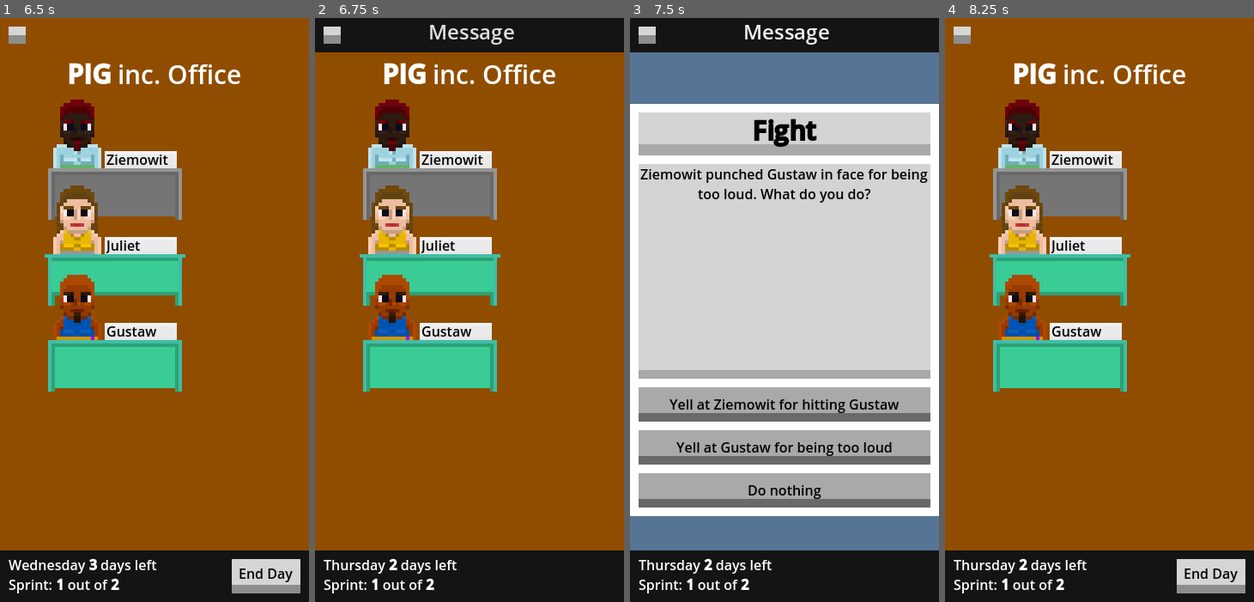
Above: before the commit, frames 1-4 (left to right).
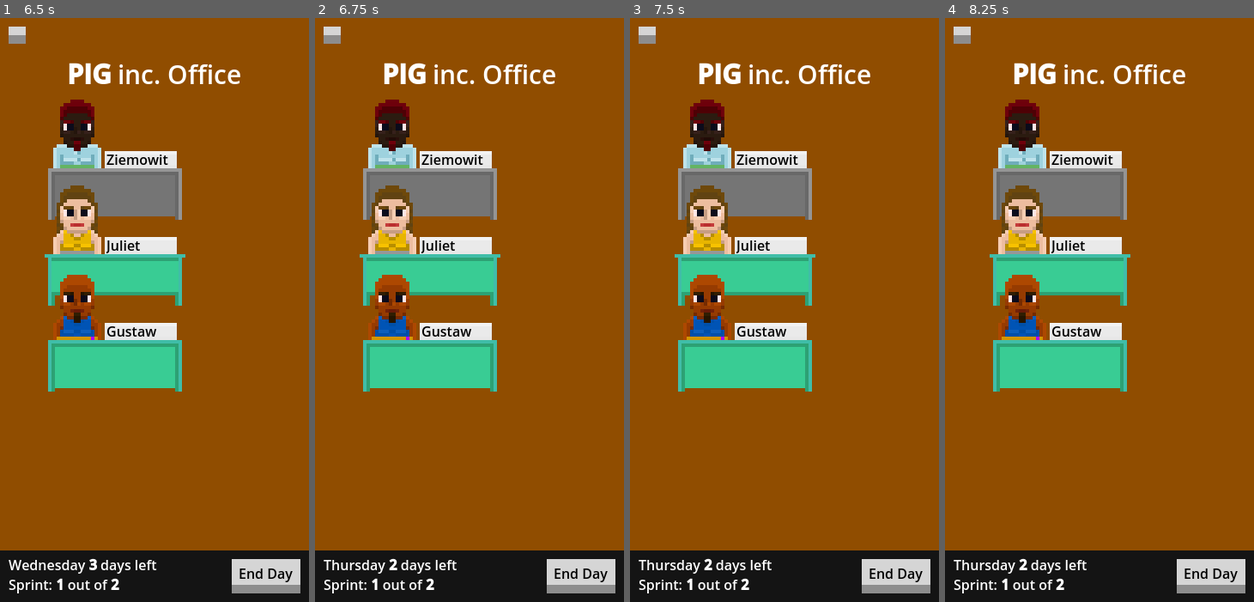
Above: after the commit, the same moments.

Repository: ltbk2023/pig
Game: Godot game, scene res://main.tscn
Same seed, same stepped clock (60 frames per second), same inputs: the game is played once before the commit and once after it.
Inputs (mouse positions are in pixels of both pictures, inside the frame that each line leads up to):
- Up to frame 1 (6.5 s): click "Play" at 0.5 s; click "LEVEL 1" at 1.25 s; click "End Day" at 2 s; click "Message" at 2.75 s; click "Buy Juliet a cupcake" at 3.5 s; click "End Day" at 4.25 s; click "Message" at 5 s; click "Yell at Juliet for hitting Zi…" at 5.75 s
- Up to frame 2 (6.75 s): click "End Day" at 6.5 s
- Up to frame 3 (7.5 s): click (787, 29) at 7.25 s, where only the run before the commit has a clickable "Message"
- Up to frame 4 (8.25 s): click (1099, 403) at 8 s, where only the run before the commit has a clickable "Yell at Ziemowit for hitting …"

Frame 1 is identical in both runs. In frame 2, 7.0% of the frame differs, in the area x 0-100%, y 0-99%; in frame 3, 91%; in frame 4, less than 0.1%.

Commit message:
PIG-286: Remove card after usage

Diff:
--- a/PIG/card/card_generator.gd
+++ b/PIG/card/card_generator.gd
@@ -35,5 +35,7 @@
 
 # Return a random entry from the JSON File
 func generate_card() -> CardDTO:
+	if story_cards.size() == 0:
+		return null
 	var card_id = randi_range(0, story_cards.size() - 1)
-	return story_cards[card_id]
+	return story_cards.pop_at(card_id)
--- a/PIG/card/deck_master.gd
+++ b/PIG/card/deck_master.gd
@@ -25,6 +25,8 @@
 	var chosen_employees
 	while (true):
 		card_dto = $CardGenerator.generate_card()
+		if card_dto == null:
+			return null
 		chosen_employees = choose_employees(
 			card_dto.employee_number,
 			card_dto.employee_filter
--- a/PIG/game/game.gd
+++ b/PIG/game/game.gd
@@ -434,7 +434,8 @@
 	if __current_turn == 1:
 		$DeckMaster.employees = $Office.get_employees()
 	var card = $DeckMaster.get_card()
-	$CanvasLayer/Message.visible = true
+	if card != null:
+		$CanvasLayer/Message.visible = true
 
 func _on_deck_master_done(owner):
 	_on_sprint_end_return_to_office_view(owner)
